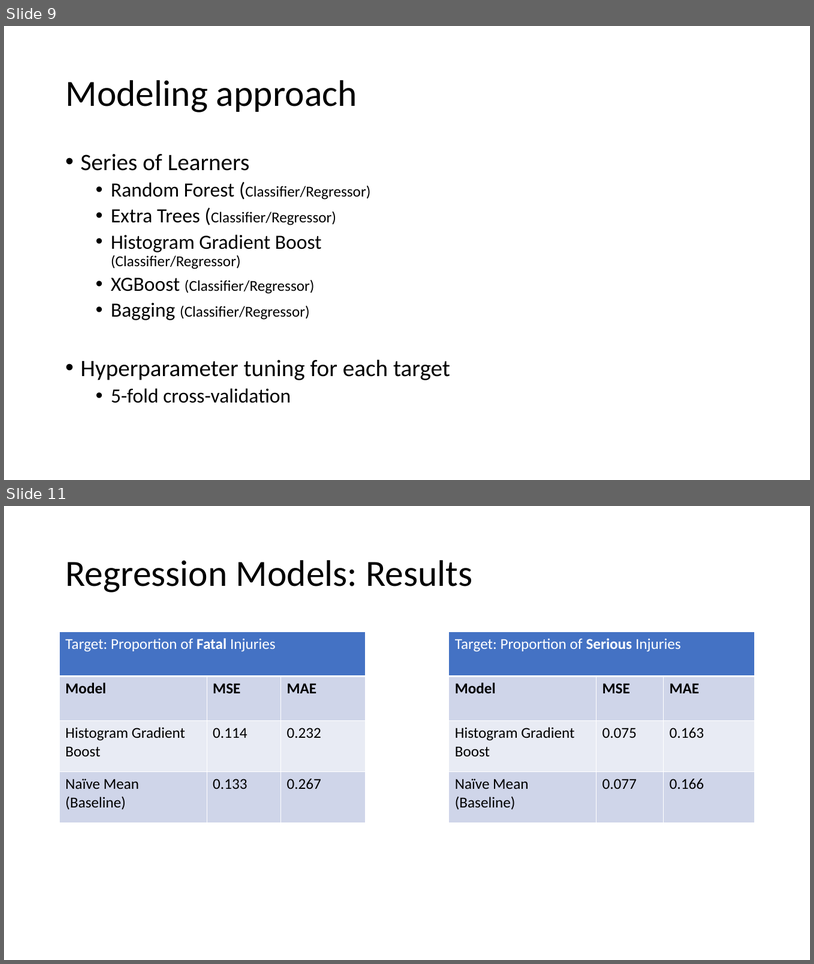
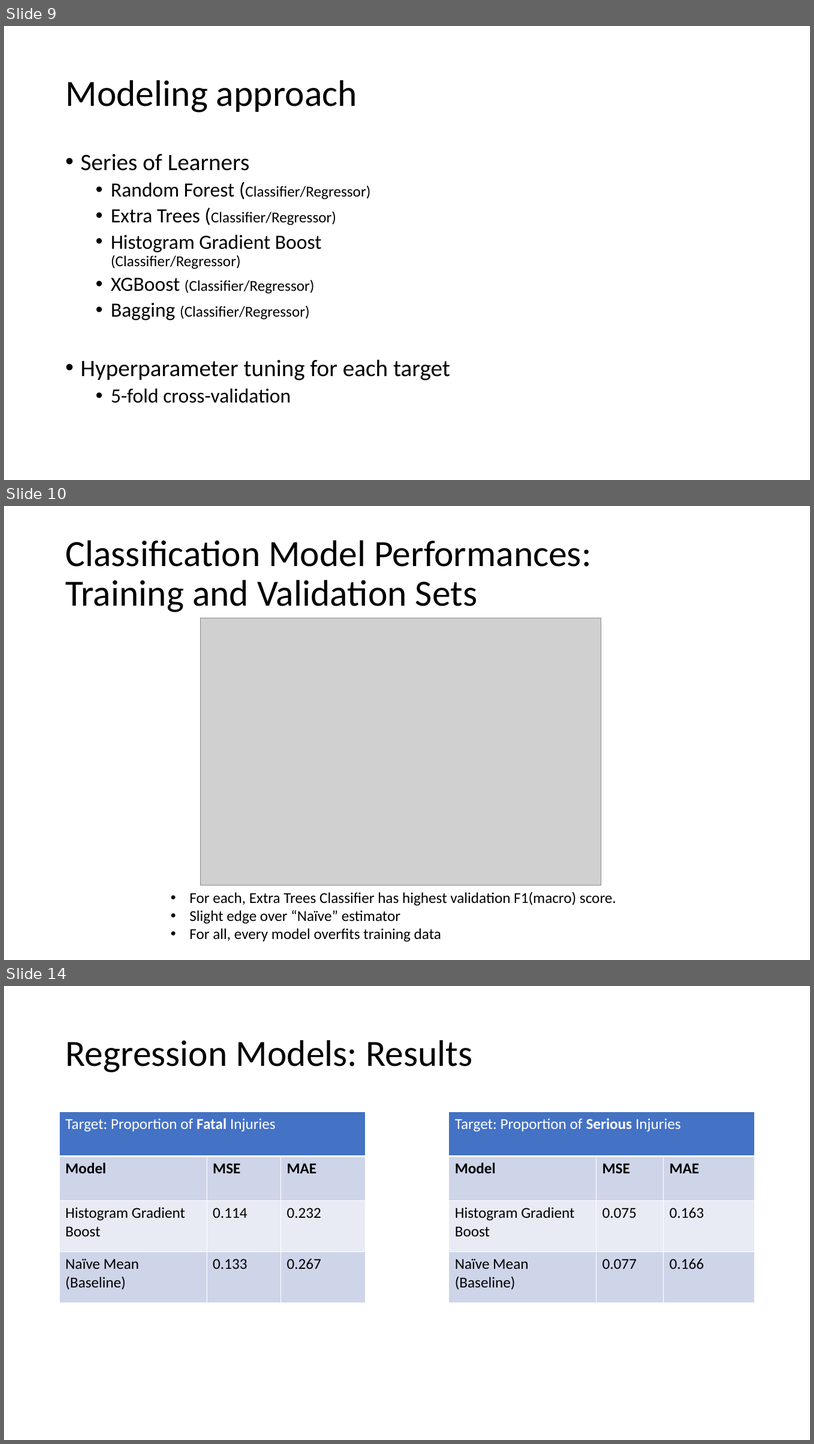
Before and after one commit to TheErdosInstitute-Summer2025-Project/aviation-project, a slide deck: deliverables/presentationcopy.pptx. Shown one above the other, each under a label of ours: slides 9 and 11 before the commit, slides 9, 10 and 14 after it; the slides between them are not shown. The pictures are 814x964 and 814x1444 pixels, drawn with LibreOffice and Linux fonts; fonts in the diff are those of the drawing; grey boxes stand for pictures. Boxes give left, top, right and bottom in pixels: in the first picture for what was removed or moved away, otherwise in the second. Text is boxed around its words. In the diff, an @@ line names an element or a change of style, - is before the commit and + after.

Commit message:
add classification modeling approach slides; minor updates

```diff
--- a/deliverables/presentationcopy.pptx
+++ b/deliverables/presentationcopy.pptx
@@ slide 10 added at (4,506,810,960), background #FFFFFF @@
@@ title added at (65,540,591,612), 44 pt, text #000000 @@
+Classification Model Performances:
+Training and Validation Sets
@@ picture added at (201,618,602,885) @@
@@ text added at (189,891,617,942), 18 pt, text #000000 @@
+• For each, Extra Trees Classifier has highest validation F1(macro) score.
+• Slight edge over “Naïve” estimator
+• For all, every model overfits training data
@@ what was slide 11 is now slide 14 @@
```
Also in this commit, not shown: 1 slide changed, 2 other slides added, 1 other file.
